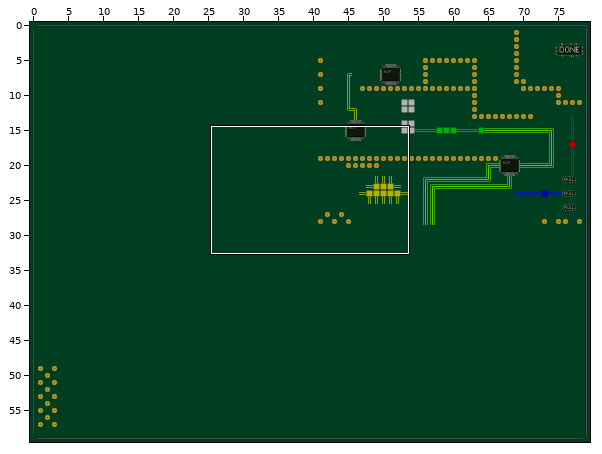
Tiled map -- ld31-egoos-android/assets/monitorCircuitMap2.tmx. Above: a wide view before the commit, with the close-up outlined.
Close-up. Before:
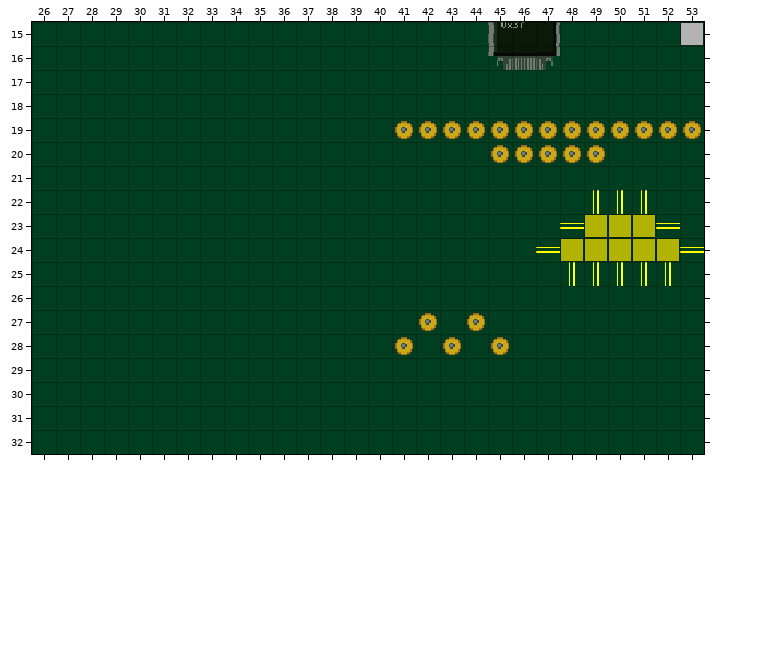
Cells are 16x16 px. Shown: x 26..53, y 15..32. The commit also changed other parts of the map, which this record leaves out.
Now the later version:
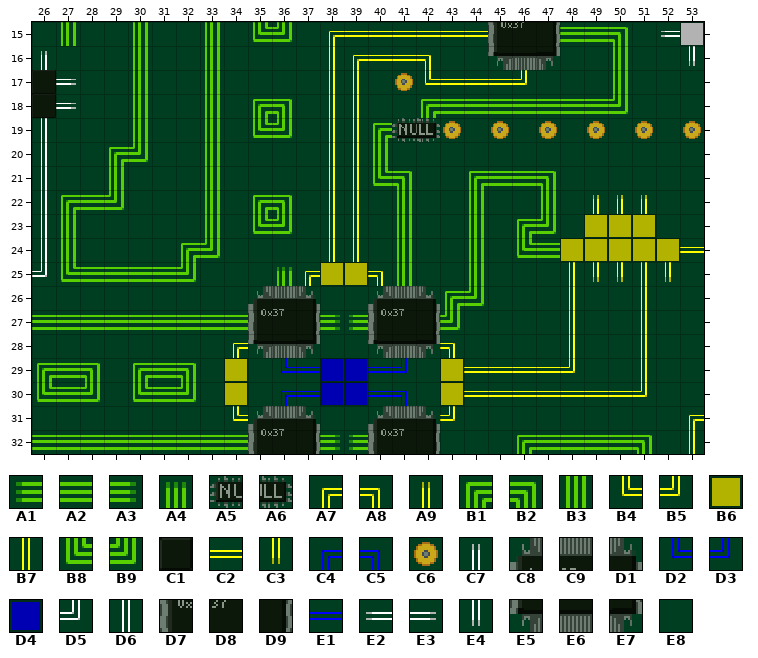
Key: from "circuitTileset": A1 0, A2 1, A3 2, A4 3, A5 4, A6 5, A7 6, A8 7, A9 9, B1 12, B2 13, B3 15, B4 18, B5 19, B6 20, B7 21, B8 24, B9 25, C1 26, C2 31, C3 33, C4 36, C5 37, C6 38, C7 43, C8 44, C9 45, D1 46, D2 48, D3 49, D4 50, D5 53, D6 55, D7 56, D8 57, D9 58, E1 61, E2 64, E3 66, E4 67, E5 68, E6 69, E7 70, E8 74.
__ is an empty cell, .. an unchanged one.
From old to new:
--- layer "Tile Layer 1"
@@ x 26..53 @@
-15 .. E8 .. .. E8 .. .. E8 .. E8 E8 .. E8 E8 E8 E8 E8 E8 E8 .. .. .. E8 E8 E8 .. E8 ..
-16 E8 .. .. .. E8 .. .. E8 .. .. .. .. E8 E8 E8 E8 E8 .. .. .. .. .. .. .. E8 .. .. E8
-17 E8 E8 .. .. E8 .. .. E8 .. .. .. .. E8 E8 .. E8 E8 E8 E8 E8 E8 .. .. .. E8 .. .. ..
-18 E8 E8 .. .. E8 .. .. E8 .. E8 E8 .. E8 E8 .. .. E8 E8 E8 E8 E8 E8 E8 E8 E8 .. .. ..
-19 E8 .. .. .. E8 .. .. E8 .. E8 E8 .. E8 E8 E8 C6 C6 .. C6 .. C6 .. C6 .. C6 .. C6 ..
-20 E8 .. .. E8 E8 .. .. E8 .. .. .. .. E8 E8 E8 .. .. .. .. C6 C6 C6 C6 C6 .. .. .. ..
-21 E8 .. .. E8 .. .. .. E8 .. .. .. .. E8 E8 E8 E8 .. .. E8 E8 E8 E8 .. .. .. .. .. ..
-22 E8 E8 E8 E8 .. .. .. E8 .. E8 E8 .. E8 E8 .. E8 .. .. E8 .. .. E8 .. B7 B7 B7 .. ..
-23 E8 E8 .. .. .. .. .. E8 .. E8 E8 .. E8 E8 .. E8 .. .. E8 .. E8 E8 C2 .. .. .. C2 ..
-24 E8 E8 .. .. .. .. E8 E8 .. .. .. .. E8 E8 .. E8 .. .. E8 .. E8 C2 .. .. .. .. .. ..
-25 E8 E8 E8 E8 E8 E8 E8 .. .. .. E8 E8 E8 E8 E8 E8 .. .. E8 .. .. .. .. B7 B7 .. B7 ..
-26 .. .. .. .. .. .. .. .. .. E8 E8 E8 .. .. E8 E8 E8 E8 E8 .. .. .. E8 .. .. E8 .. ..
-27 E8 E8 E8 E8 E8 E8 E8 E8 E8 E8 E8 E8 E8 E8 E8 E8 C6 E8 C6 .. .. .. E8 .. .. E8 .. ..
-28 .. .. .. .. .. .. .. .. E8 E8 E8 E8 .. .. E8 C6 E8 C6 .. C6 .. .. E8 .. .. E8 .. ..
-29 E8 E8 E8 .. E8 E8 E8 .. E8 .. E8 E8 E8 E8 E8 E8 .. E8 E8 E8 E8 E8 E8 .. .. E8 .. ..
-30 E8 E8 E8 .. E8 E8 E8 .. E8 .. E8 E8 E8 E8 E8 E8 .. E8 E8 E8 E8 E8 E8 E8 E8 E8 .. ..
-31 .. .. .. .. .. .. .. .. E8 E8 E8 E8 .. .. E8 E8 E8 E8 .. .. .. .. .. .. .. .. .. E8
-32 E8 E8 E8 E8 E8 E8 E8 E8 E8 E8 E8 E8 E8 E8 E8 E8 E8 .. .. .. E8 E8 E8 E8 E8 E8 .. E8
+15 .. B3 .. .. B3 .. .. B3 .. B8 B9 .. A7 C2 C2 C2 C2 C2 C2 .. .. .. A2 A2 B2 .. E2 ..
+16 C7 .. .. .. B3 .. .. B3 .. .. .. .. B7 A7 C2 C2 A8 .. .. .. .. .. .. .. B3 .. .. E4
+17 C1 E3 .. .. B3 .. .. B3 .. .. .. .. B7 B7 .. C6 B4 C2 C2 C2 B5 .. .. .. B3 .. .. ..
+18 C1 E3 .. .. B3 .. .. B3 .. B1 B2 .. B7 B7 .. .. B1 A2 A2 A2 A2 A2 A2 A2 B9 .. .. ..
+19 D6 .. .. .. B3 .. .. B3 .. B8 B9 .. B7 B7 B1 A5 A6 .. E8 .. E8 .. E8 .. E8 .. E8 ..
+20 D6 .. .. B1 B9 .. .. B3 .. .. .. .. B7 B7 B3 .. .. .. .. E8 E8 E8 E8 E8 .. .. .. ..
+21 D6 .. .. B3 .. .. .. B3 .. .. .. .. B7 B7 B8 B2 .. .. B1 A2 A2 B2 .. .. .. .. .. ..
+22 D6 B1 A2 B9 .. .. .. B3 .. B1 B2 .. B7 B7 .. B3 .. .. B3 .. .. B3 .. A9 A9 A9 .. ..
+23 D6 B3 .. .. .. .. .. B3 .. B8 B9 .. B7 B7 .. B3 .. .. B3 .. B1 B9 E8 .. .. .. E8 ..
+24 D6 B3 .. .. .. .. B1 B9 .. .. .. .. B7 B7 .. B3 .. .. B3 .. B8 A2 .. .. .. .. .. ..
+25 D5 B8 A2 A2 A2 A2 B9 .. .. .. A4 A7 B6 B6 A8 B3 .. .. B3 .. .. .. .. C3 C3 .. C3 ..
+26 .. .. .. .. .. .. .. .. .. C8 C9 D1 .. .. C8 C9 D1 B1 B9 .. .. .. B7 .. .. B7 .. ..
+27 A2 A2 A2 A2 A2 A2 A2 A2 A2 D7 D8 D9 A3 A1 D7 D8 D9 B9 E8 .. .. .. B7 .. .. B7 .. ..
+28 .. .. .. .. .. .. .. .. A7 E5 E6 E7 .. .. E5 E6 E7 A8 .. E8 .. .. B7 .. .. B7 .. ..
+29 B1 A2 B2 .. B1 A2 B2 .. B6 .. D2 E1 D4 D4 E1 D3 .. B6 C2 C2 C2 C2 B5 .. .. B7 .. ..
+30 B8 A2 B9 .. B8 A2 B9 .. B6 .. C4 E1 D4 D4 E1 C5 .. B6 C2 C2 C2 C2 C2 C2 C2 B5 .. ..
+31 .. .. .. .. .. .. .. .. B4 C8 C9 D1 .. .. C8 C9 D1 B5 .. .. .. .. .. .. .. .. .. A7
+32 A2 A2 A2 A2 A2 A2 A2 A2 A2 D7 D8 D9 A3 A1 D7 D8 D9 .. .. .. B1 A2 A2 A2 A2 B2 .. B7
